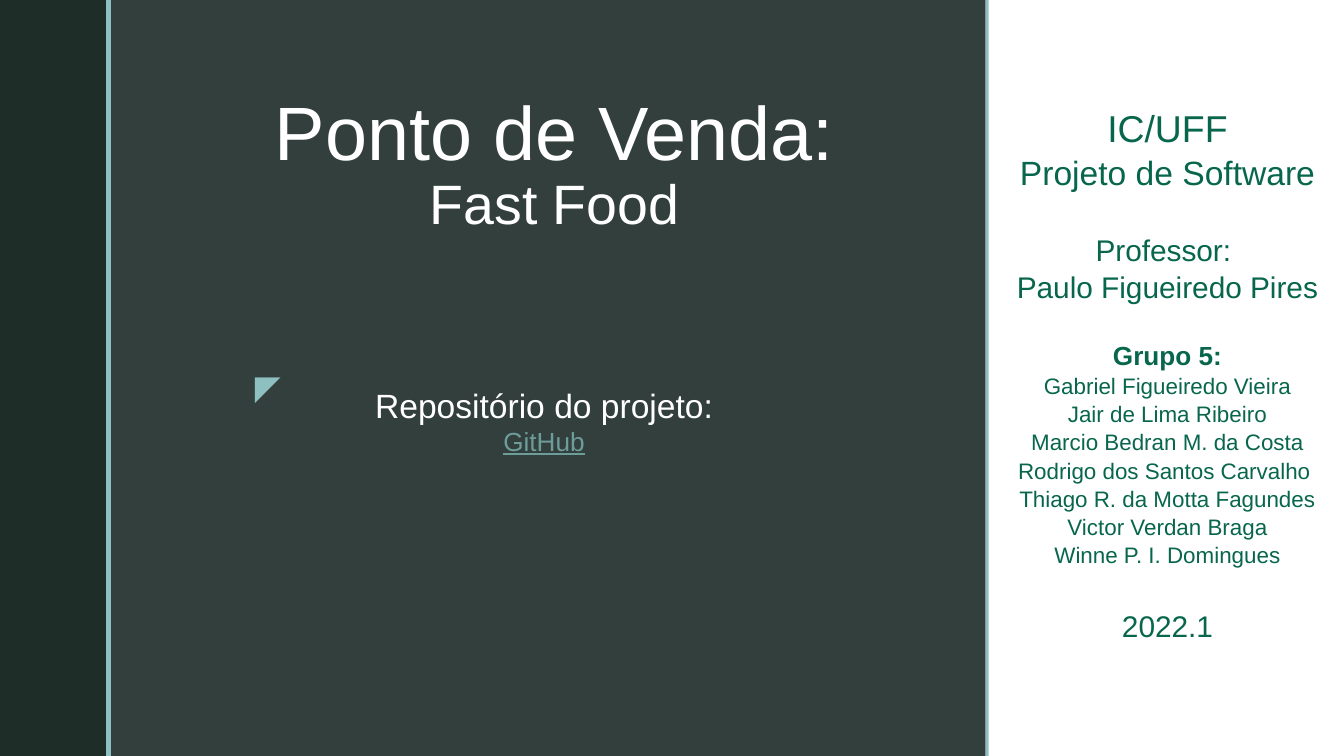
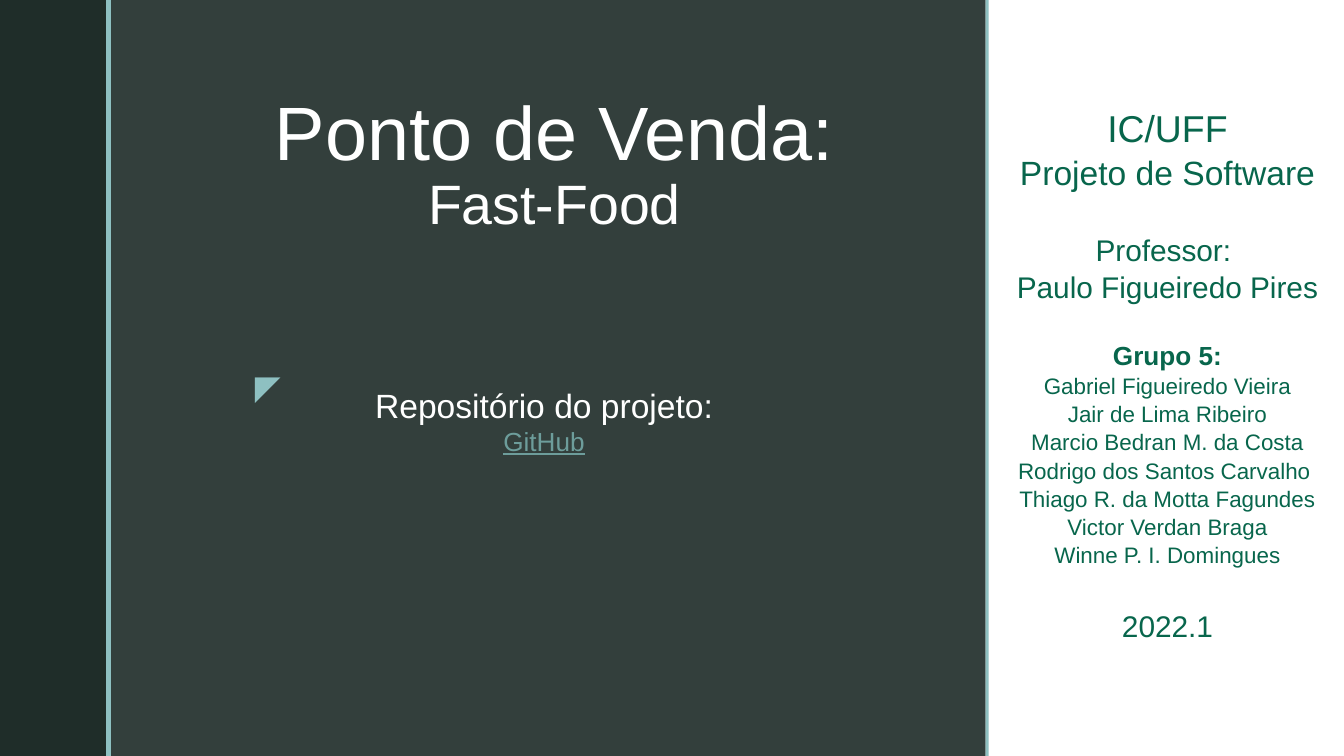
Before and after one commit to GabrielFVieira/PDV_Grupo5_Projeto_Software, a slide deck: slide 1 of documentos/Casos de Uso/CasosDeUso_Requisitos.pptx. Drawn at 1344x756 pixels with LibreOffice and Linux fonts; fonts in the diff are those of the drawing; background and template pictures are left out. Boxes give left, top, right and bottom in pixels: in the first picture for what was removed or moved away, otherwise in the second. Text is boxed around its words. In the diff, an @@ line names an element or a change of style, - is before the commit and + after.

```diff
--- a/documentos/Casos de Uso/CasosDeUso_Requisitos.pptx
+++ b/documentos/Casos de Uso/CasosDeUso_Requisitos.pptx
@@ title at (x1=275, y1=105, x2=833, y2=225): text changed @@
-Ponto de Venda: Fast Food
+Ponto de Venda: Fast-Food
```
Also in this commit, not shown: 6 other slides changed, 2 slides added, 1 other file.
